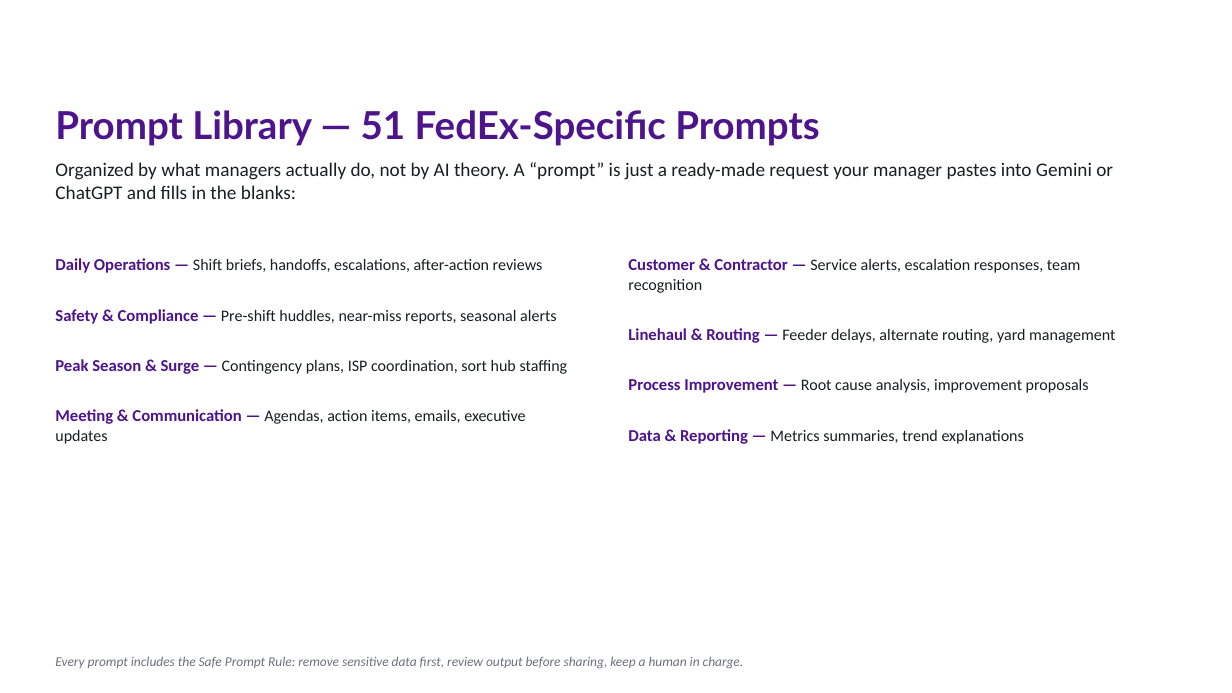
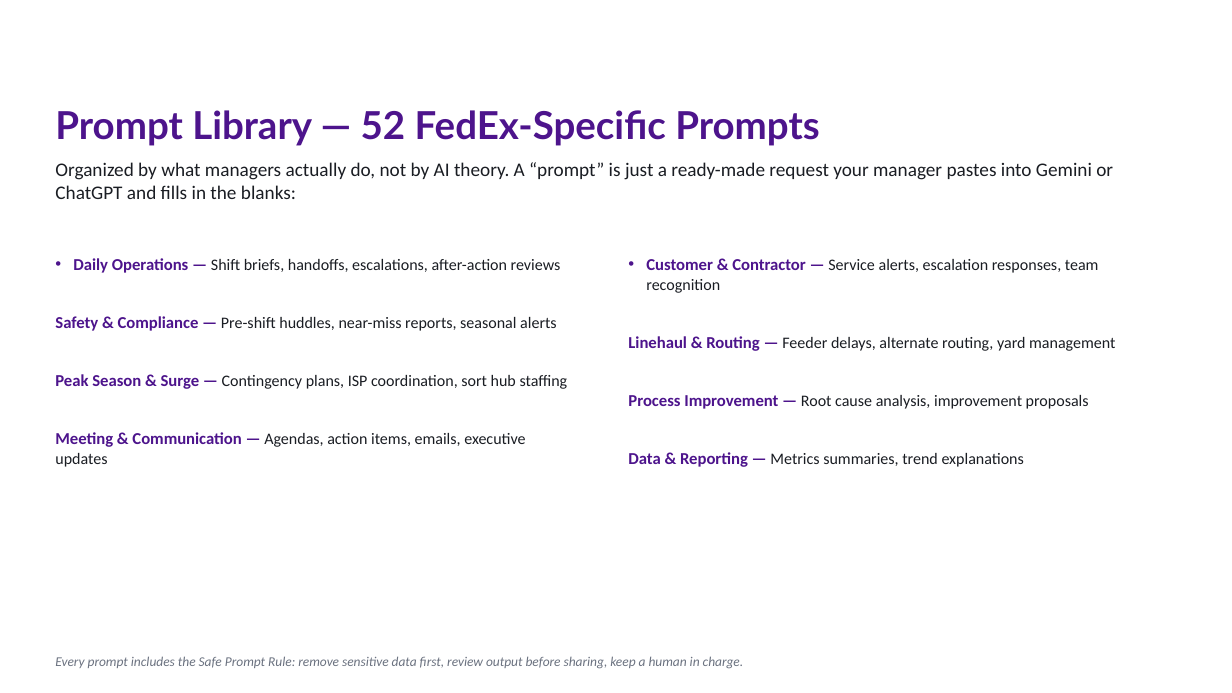
Before and after one commit to arigatoexpress/AI-Efficiency, a slide deck: slide 5 of assets/presentation-deck.pptx. Drawn at 1232x693 pixels with LibreOffice and Linux fonts; fonts in the diff are those of the drawing. Boxes give left, top, right and bottom in pixels: in the first picture for what was removed or moved away, otherwise in the second. Text is boxed around its words. In the diff, an @@ line names an element or a change of style, - is before the commit and + after.

Commit message:
fix: address priority metrics review

```diff
--- a/assets/presentation-deck.pptx
+++ b/assets/presentation-deck.pptx
@@ text at [55, 110, 819, 146]: text changed @@
-Prompt Library — 51 FedEx-Specific Prompts
+Prompt Library — 52 FedEx-Specific Prompts
@@ text "Daily Operations — Shift briefs, ..." rewrapped from [55, 258, 568, 444] to [55, 258, 568, 467] @@
@@ text "Customer & Contractor — Service ..." rewrapped from [628, 259, 1115, 444] to [628, 259, 1115, 467] @@
```
Also in this commit, not shown: 6 other slides changed, 2 other files.
